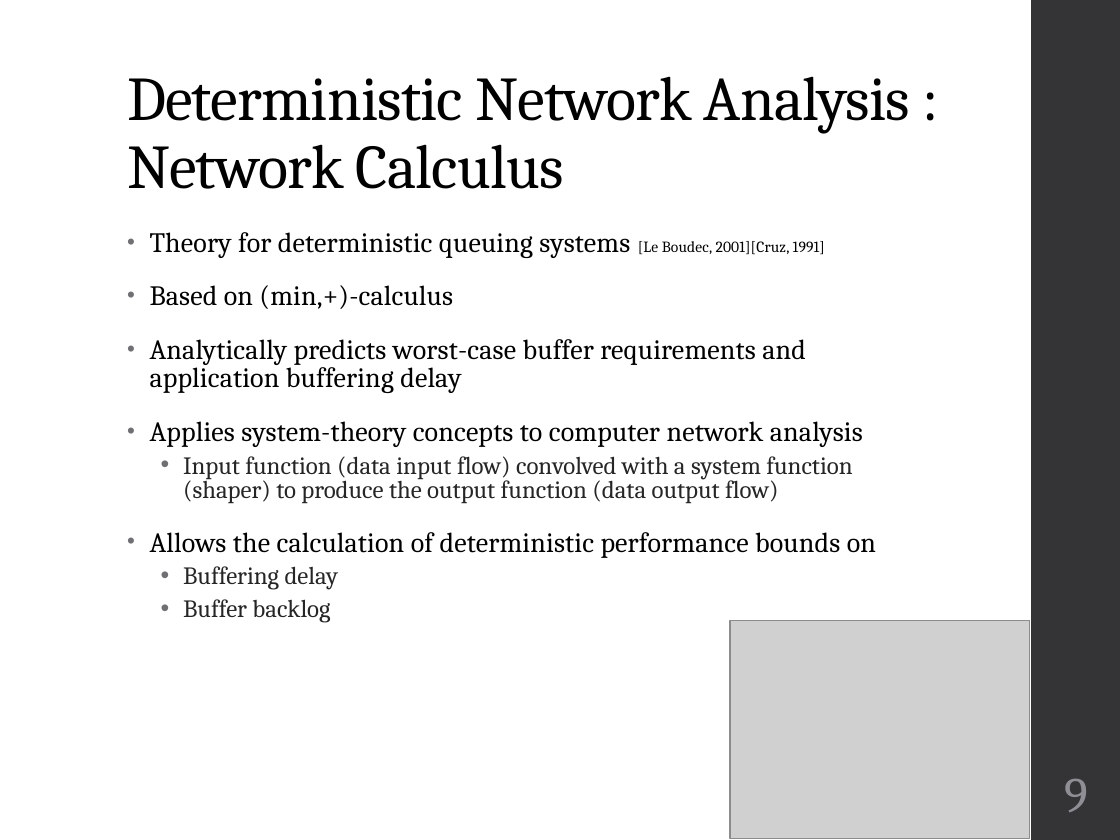
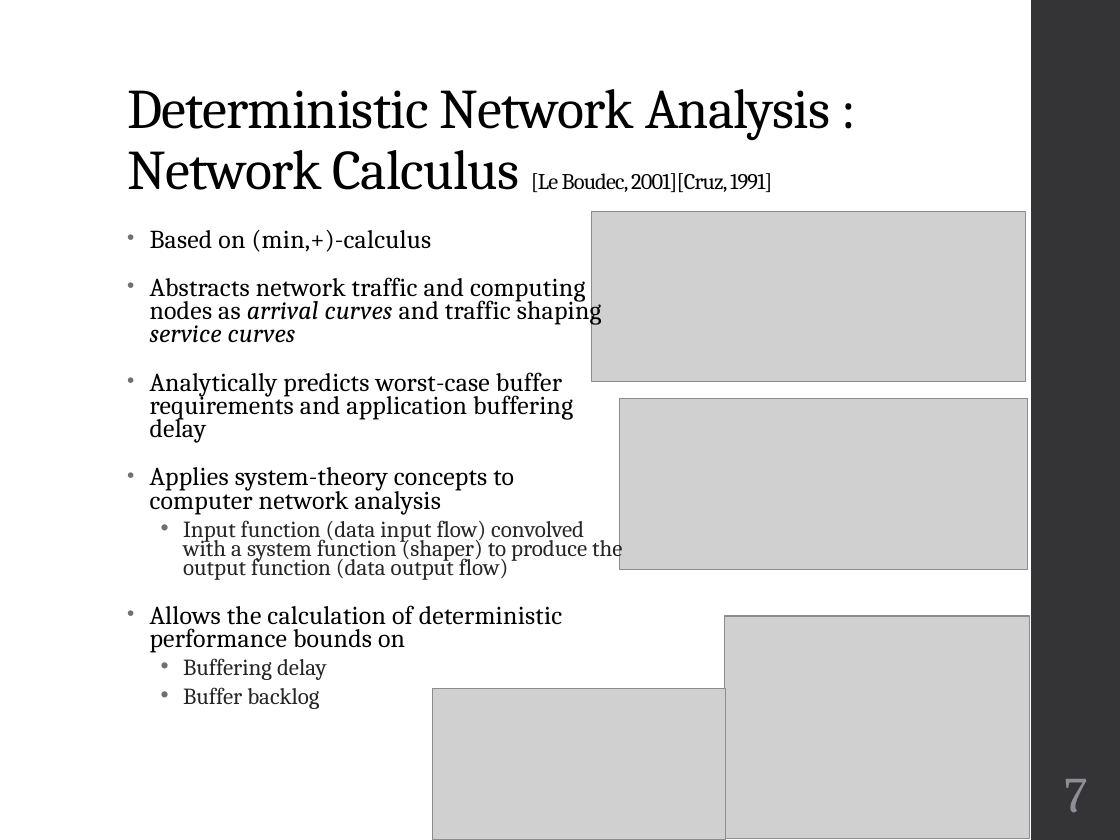
Before and after one commit to finger563/cbsat, a slide deck: slide 7 of thesis/Defense.pptx (slide 9 before the commit). Drawn at 1120x840 pixels with LibreOffice and Linux fonts; fonts in the diff are those of the drawing; grey boxes stand for pictures. Boxes give left, top, right and bottom in pixels: in the first picture for what was removed or moved away, otherwise in the second. Text is boxed around its words. In the diff, an @@ line names an element or a change of style, - is before the commit and + after.

```diff
--- a/thesis/Defense.pptx
+++ b/thesis/Defense.pptx
@@ title at (127, 89, 830, 192): text changed; size 40 to 36 pt @@
-Deterministic Network Analysis : Network Calculus
+Deterministic Network Analysis : Network Calculus [Le Boudec, 2001][Cruz, 1991]
@@ text at (150, 232, 825, 258): paragraph removed @@
-• Theory for deterministic queuing systems [Le Boudec, 2001][Cruz, 1991]
@@ text at (150, 230, 622, 709): size 18 to 16.6 pt in "Based on (min,+)-calculus", "Analytically predicts worst-case buffer requirements and app ...", "Applies system-theory concepts to computer network analysis", "Allows the calculation of deterministic performance bounds ..."; size 16 to 14.8 pt in "Input function (data input flow) convolved with ...", "Buffering delay", "Buffer backlog"; line spacing 0.85 to 0.75; line spacing 0.8 to 0.7 @@
@@ picture added at (592, 212, 1026, 381) @@
@@ text at (150, 277, 602, 343): paragraph added @@
+• Abstracts network traffic and computing nodes as arrival curves and traffic shaping service curves
@@ picture added at (619, 399, 1027, 570) @@
@@ picture: place and size @@
-picture at (730, 620, 1030, 839)
+picture at (725, 616, 1030, 838)
@@ picture added at (433, 689, 726, 840) @@
@@ page number at (1064, 779, 1087, 812): text changed @@
-9
+7
```
Also in this commit, not shown: 2 other slides changed, 7 slides removed.
